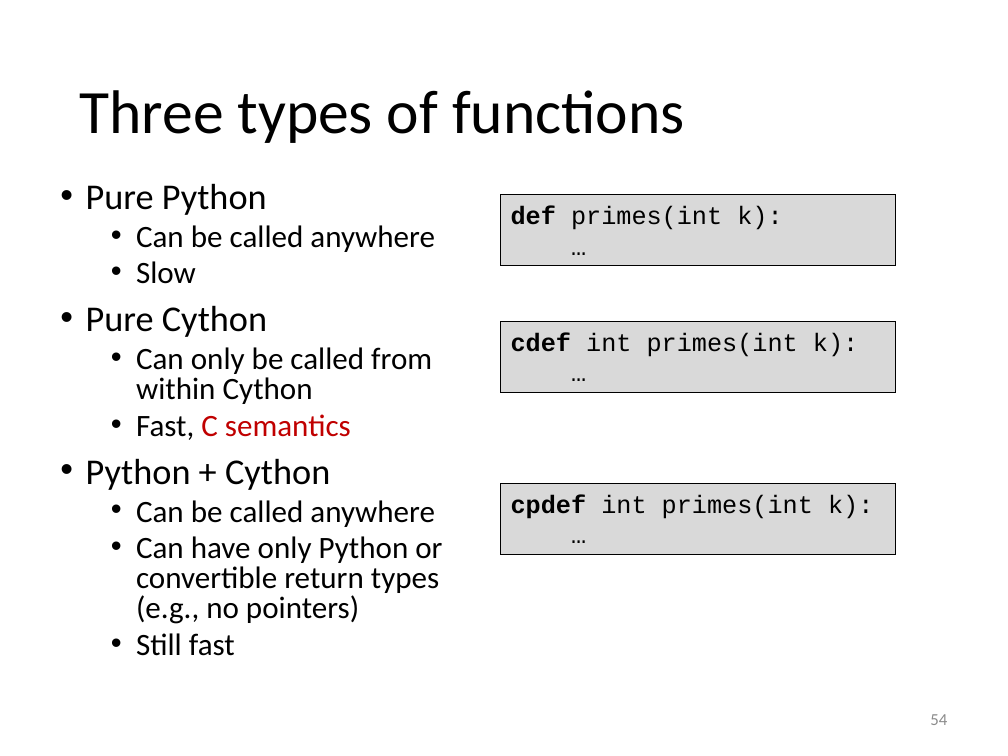
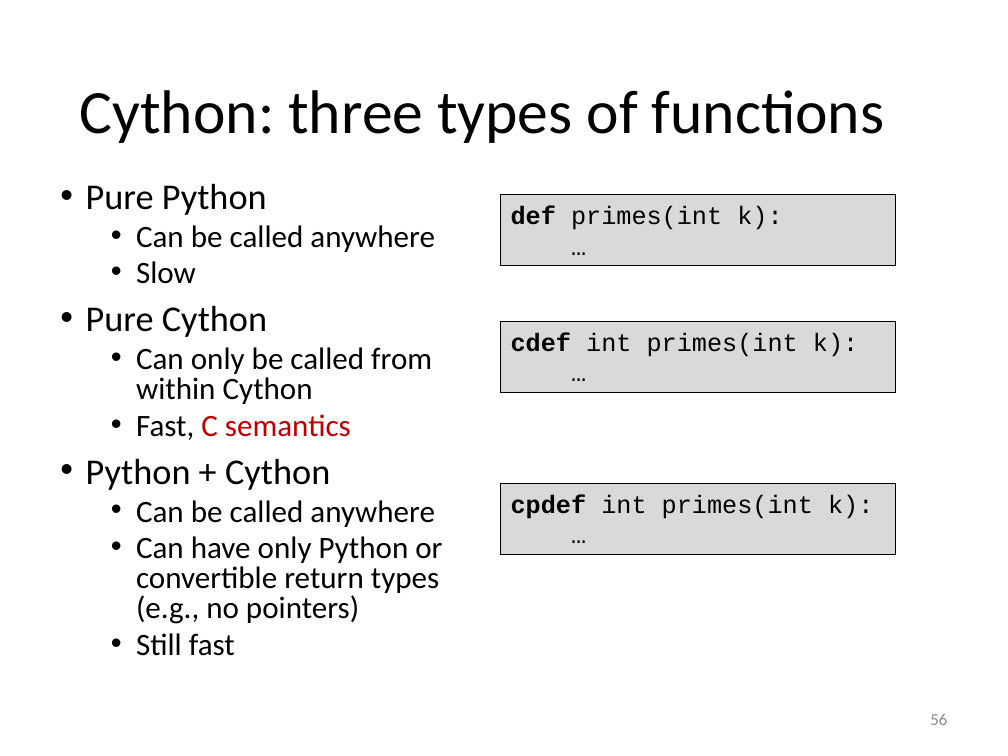
Before and after one commit to gjbex/Python-for-HPC, a slide deck: slide 56 of python_for_hpc.pptx (slide 54 before the commit). Drawn at 1008x756 pixels with LibreOffice and Linux fonts; fonts in the diff are those of the drawing. Boxes give left, top, right and bottom in pixels: in the first picture for what was removed or moved away, otherwise in the second. Text is boxed around its words. In the diff, an @@ line names an element or a change of style, - is before the commit and + after.

Commit message:
Add pure Python syntax for Cython

```diff
--- a/python_for_hpc.pptx
+++ b/python_for_hpc.pptx
@@ title at box(79, 90, 885, 143): text changed @@
-Three types of functions
+Cython: three types of functions
@@ page number at box(930, 714, 947, 725): text changed @@
-54
+56
```
Also in this commit, not shown: 4 other slides changed, 2 slides added.
